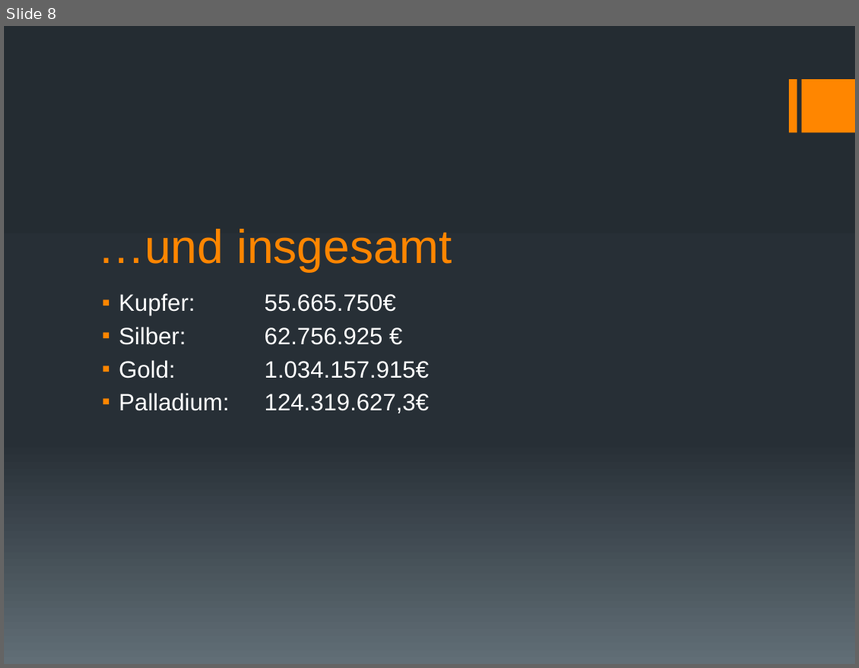
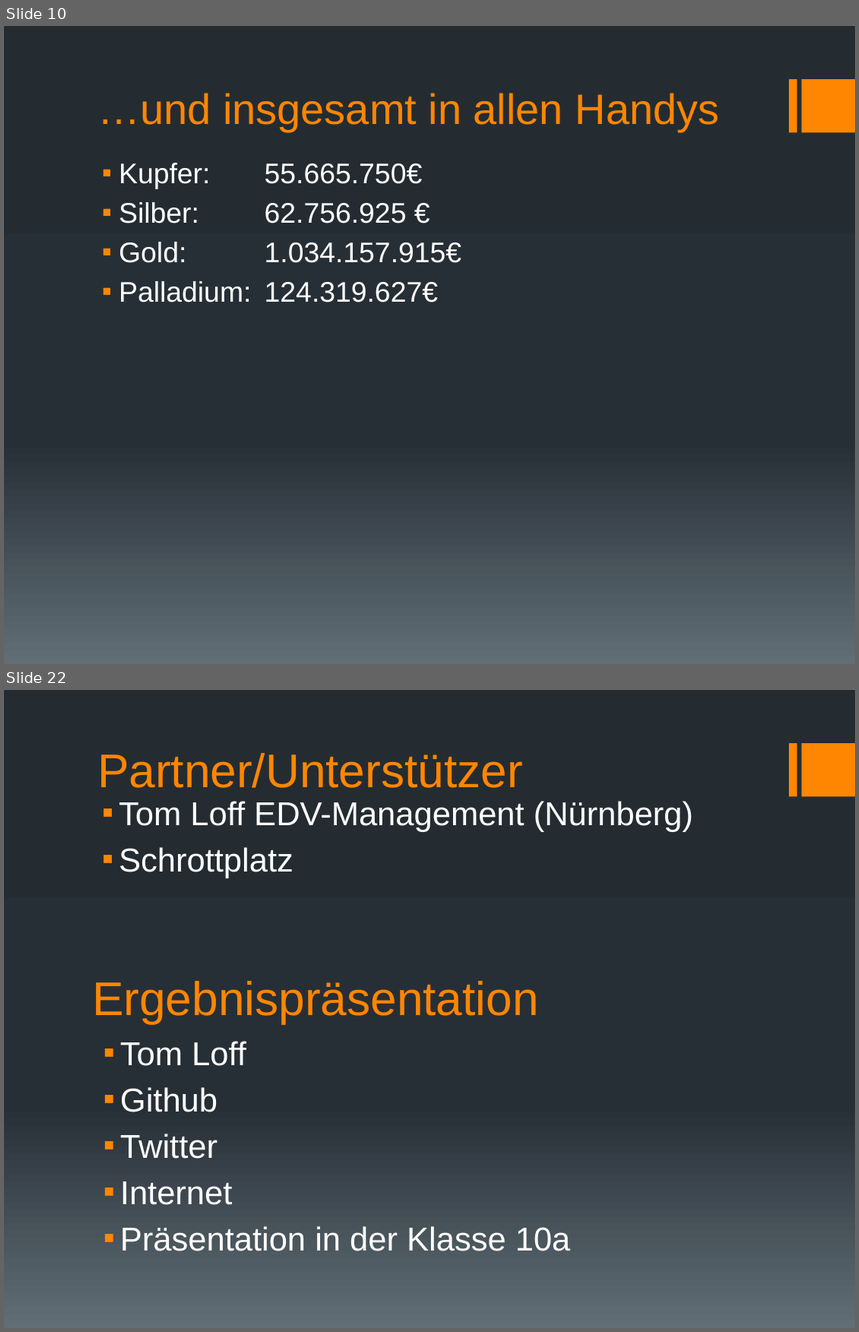
Before and after one commit to GymWenFLL/tpp_presentation, a slide deck: Gesamtpräsentation.pptx. Shown one above the other, each under a label of ours: slide 8 before the commit, slides 10 and 22 after it; the slides between them are not shown. The pictures are 859x668 and 859x1332 pixels, drawn with LibreOffice and Linux fonts; fonts in the diff are those of the drawing. Boxes give left, top, right and bottom in pixels: in the first picture for what was removed or moved away, otherwise in the second. Text is boxed around its words. In the diff, an @@ line names an element or a change of style, - is before the commit and + after.

```diff
--- a/Gesamtpräsentation.pptx
+++ b/Gesamtpräsentation.pptx
@@ slide 22 added at [4, 690, 855, 1328], background gradient #242C33 to #273037 to #636D76; not listed: 2 template elements that a slide beside it also shows @@
@@ title added at [97, 753, 523, 788], 40 pt, text #FF8600 @@
+Partner/Unterstützer
@@ text added at [119, 801, 693, 878], 28 pt, text #FFFFFF @@
+▪ Tom Loff EDV-Management (Nürnberg)
+▪ Schrottplatz
@@ text added at [92, 981, 539, 1024], 40 pt, text #FF8600 @@
+Ergebnispräsentation
@@ text added at [120, 1041, 571, 1252], 28 pt, text #FFFFFF @@
+▪ Tom Loff
+▪ Github
+▪ Twitter
+▪ Internet
+▪ Präsentation in der Klasse 10a
@@ what was slide 8 is now slide 10 @@
@@ slide 10 changed as well @@
@@ title at [97, 93, 720, 132]: text changed; size 40 to 36 pt @@
-…und insgesamt
+…und insgesamt in allen Handys
@@ text "Kupfer: 55.665.750€": place and size @@
-text "Kupfer: 55.665.750€" at [119, 294, 429, 414]
+text "Kupfer: 55.665.750€" at [119, 163, 462, 303]
@@ text at [119, 163, 462, 263]: size 20 to 24 pt in "Kupfer: 55.665.750€", "Silber: 62.756.925 €", "Gold: 1.034.157.915€" @@
@@ text at [119, 281, 438, 303]: text changed; size 20 to 24 pt @@
-▪ Palladium: 124.319.627,3€
+▪ Palladium: 124.319.627€
```
Also in this commit, not shown: 9 other slides changed, 11 other slides added, 8 slides removed, 2 other files.
